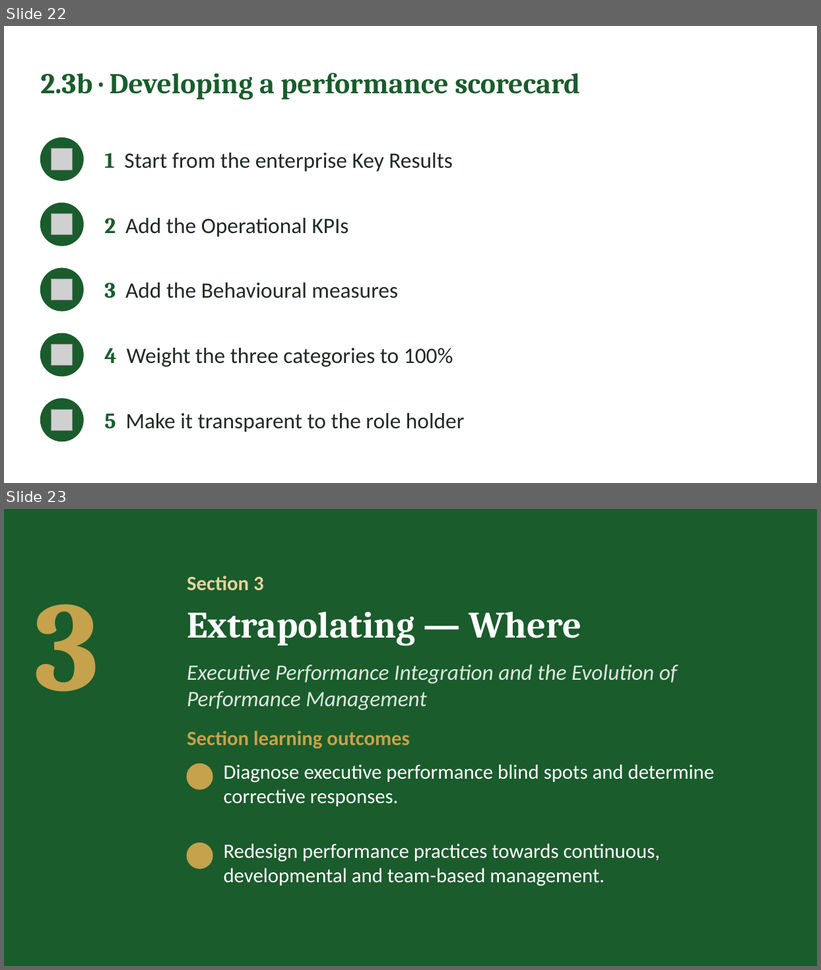
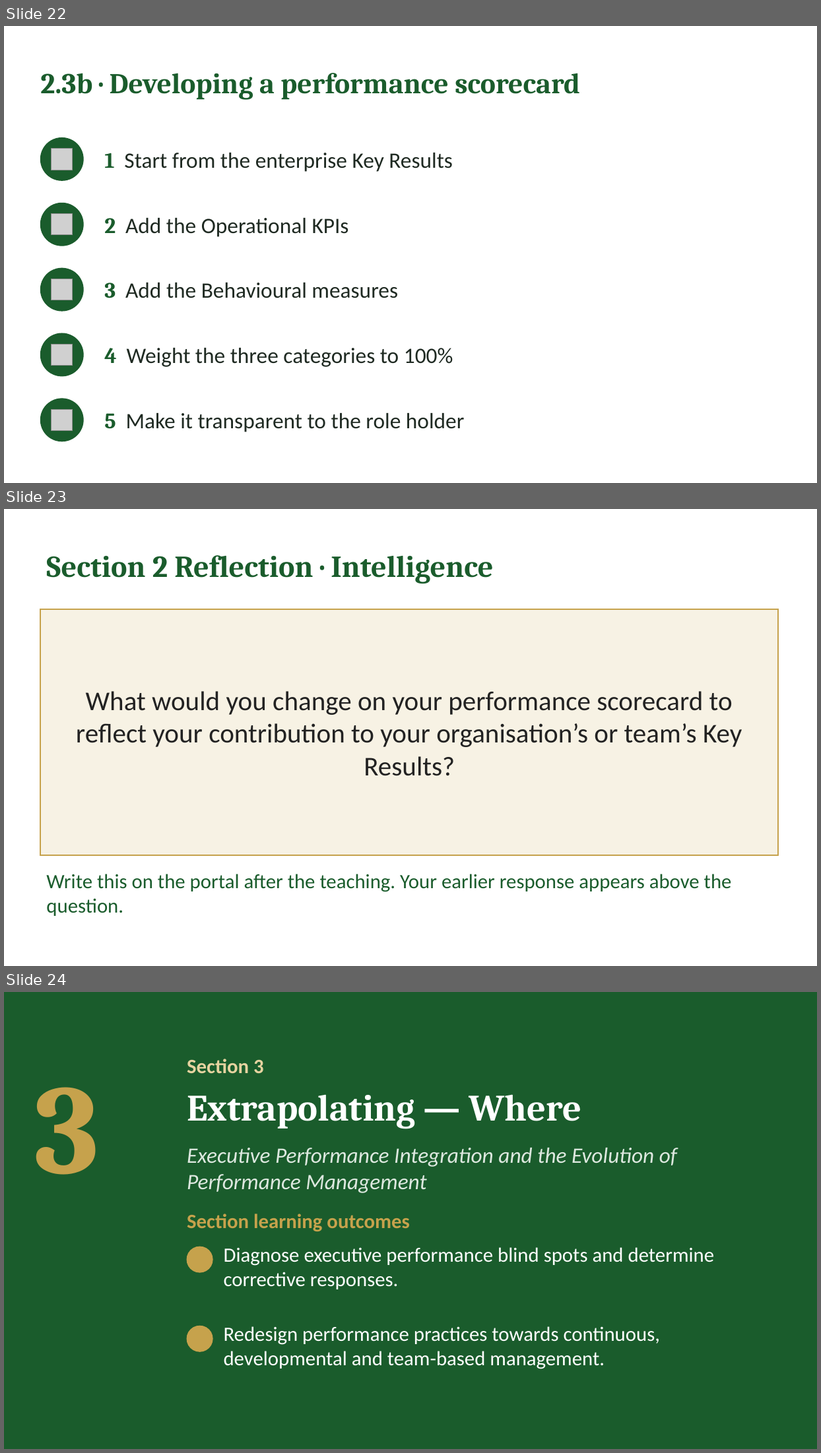
Before and after one commit to IBSL26/ibsl-platform, a slide deck: Unit decks/Unit 06 - Performance Management Setup.pptx. Shown one above the other, each under a label of ours: slides 22 and 23 before the commit, slides 22, 23 and 24 after it. The pictures are 821x970 and 821x1453 pixels, drawn with LibreOffice and Linux fonts; fonts in the diff are those of the drawing; grey boxes stand for pictures; background and template pictures are left out. Boxes give left, top, right and bottom in pixels: in the first picture for what was removed or moved away, otherwise in the second. Text is boxed around its words. In the diff, an @@ line names an element or a change of style, - is before the commit and + after.

```diff
--- a/Unit decks/Unit 06 - Performance Management Setup.pptx
+++ b/Unit decks/Unit 06 - Performance Management Setup.pptx
@@ slide 23 added at [4, 509, 817, 966], background #FFFFFF @@
@@ text added at [46, 555, 493, 584], 36 pt, text #1A5C2C, bold @@
+Section 2 Reflection · Intelligence
@@ rectangle added at [40, 609, 779, 856], fill #F7F2E4, outline #C6A24C 1.5 pt, 32 pt, text #222222 @@
+What would you change on your performance scorecard to reflect your contribution to your organisation’s or team’s Key Results?
@@ text added at [46, 874, 732, 916], 24 pt, text #1A5C2C @@
+Write this on the portal after the teaching. Your earlier response appears above the question.
@@ what was slide 23 is now slide 24 @@
```
Also in this commit, not shown: 4 other slides added, 2 slides removed, 10 other files.
